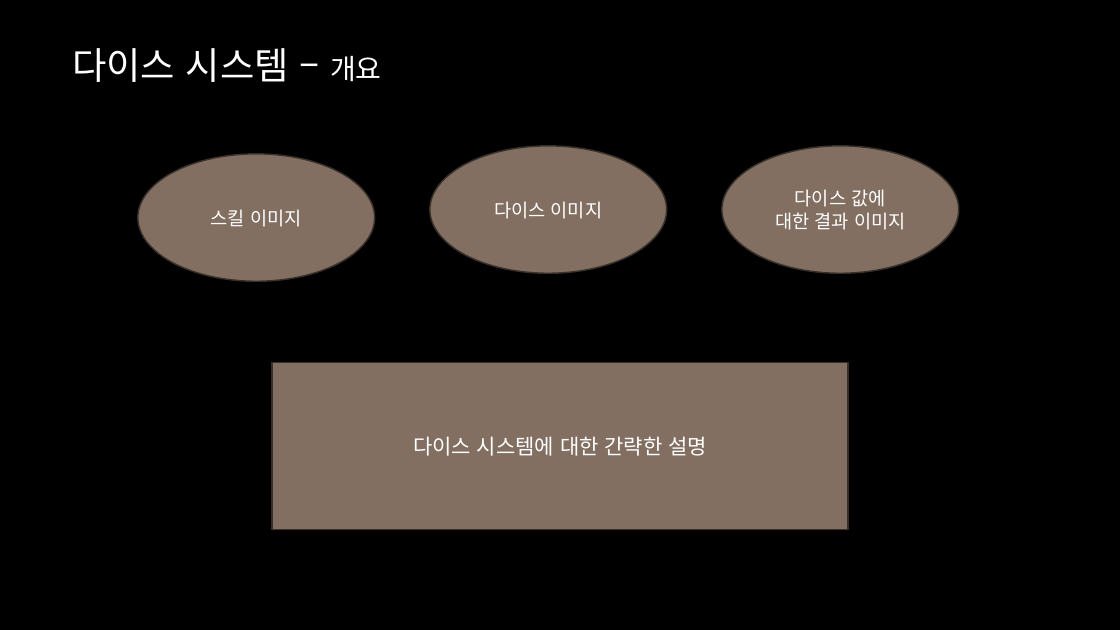
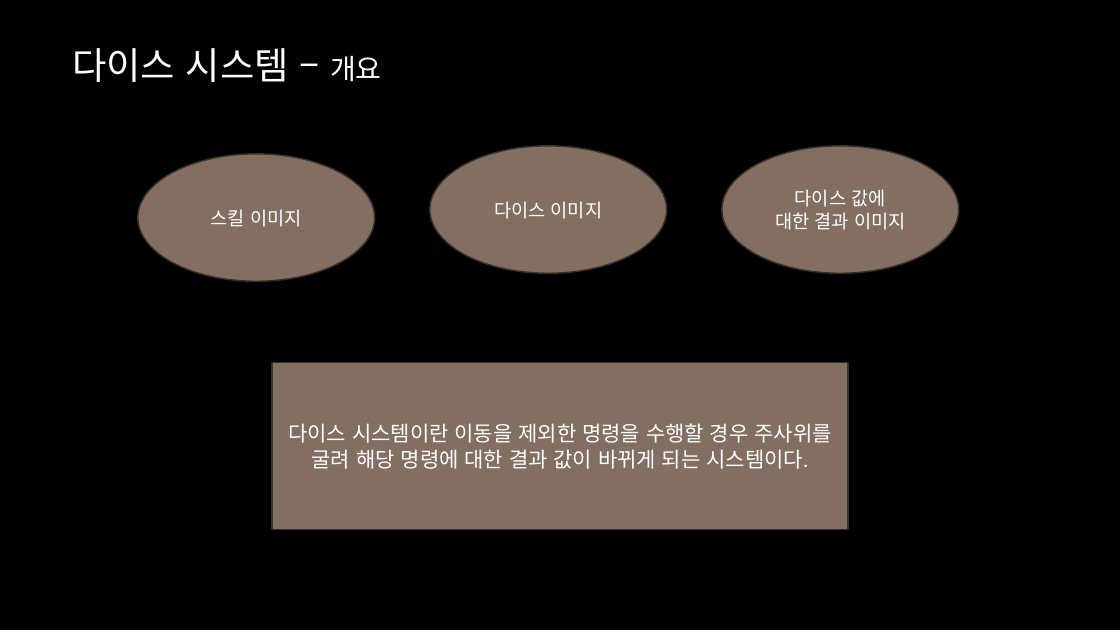
Before and after one commit to yjk0401/unityenginebasic_9th, a slide deck: slide 5 of 기획/SRPG/Srpg 기획서.pptx. Drawn at 1120x630 pixels with LibreOffice and Linux fonts; fonts in the diff are those of the drawing; background and template pictures are left out. Boxes give left, top, right and bottom in pixels: in the first picture for what was removed or moved away, otherwise in the second. Text is boxed around its words. In the diff, an @@ line names an element or a change of style, - is before the commit and + after.

```diff
--- a/기획/SRPG/Srpg 기획서.pptx
+++ b/기획/SRPG/Srpg 기획서.pptx
@@ text in rectangle at (x1=288, y1=423, x2=831, y2=469): text changed @@
-다이스 시스템에 대한 간략한 설명
+다이스 시스템이란 이동을 제외한 명령을 수행할 경우 주사위를 굴려 해당 명령에 대한 결과 값이 바뀌게 되는 시스템이다.
```
Also in this commit, not shown: 5 other slides changed, 1 slide added, 1 slide removed.
